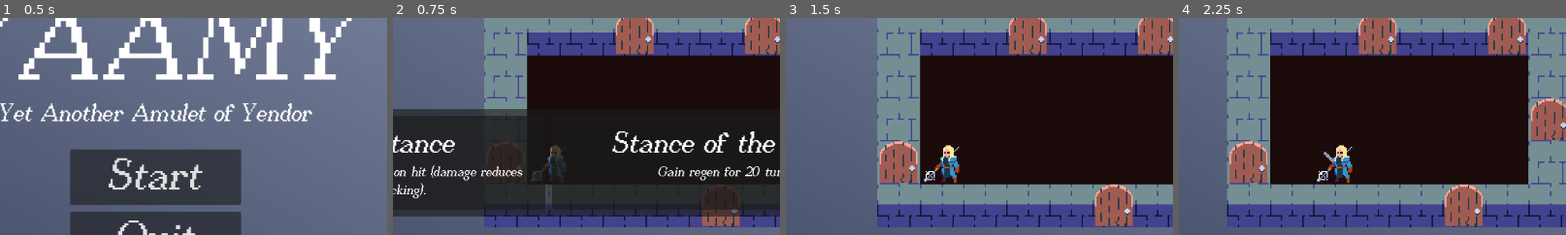
Above: before the commit, frames 1-4 (left to right).
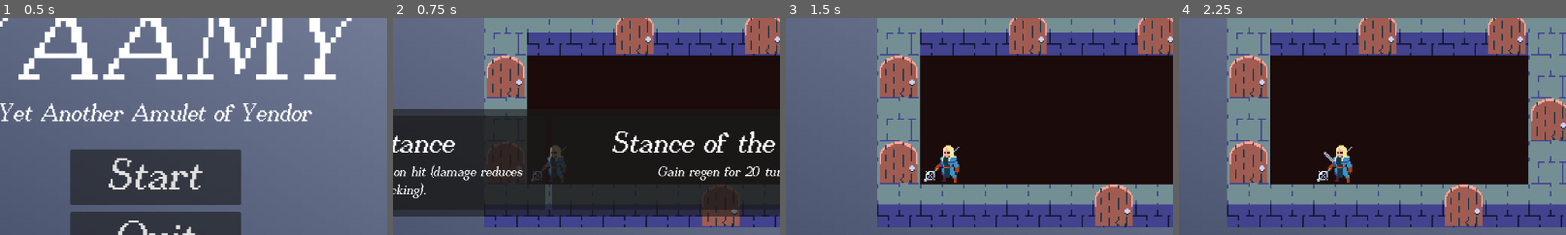
Above: after the commit, the same moments.

Repository: pryganss/TB-DCrawl
Game: Godot game, scene res://src/UI/main_menu.tscn
The game is run twice, just before and just after one commit, with the same random seed, the same clock (stepped at 60 frames per second) and the same inputs.
Inputs (mouse positions are % of the whole screen's width and height, from its top left):
- Up to frame 1 (0.5 s): no input
- Up to frame 2 (0.75 s): click "Start" at 0.5 s
- Up to frame 3 (1.5 s): click (27, 50) at 1.25 s
- Up to frame 4 (2.25 s): tap Enter at 2 s; hold D (move_right) from 2.03 s (still down); tap Q (drop) at 2.1 s
The pictures show only the part of the screen within x 30-80%, y 17-67%; the shares and areas given below are measured in that part.

Frame 1 is identical in both runs. In frame 2, 1.8% of the frame differs, in the area x 24-35%, y 16-37%; in frame 3, 1.8%; in frame 4, 1.8%.

Commit message:
change stance timer to be based on doors opened

Diff:
--- a/Assets/MapGen/floor_1.tres
+++ b/Assets/MapGen/floor_1.tres
@@ -1,16 +1,19 @@
-[gd_resource type="Resource" script_class="MapDefinition" load_steps=6 format=3 uid="uid://22fwbp6biutp"]
+[gd_resource type="Resource" script_class="MapDefinition" load_steps=7 format=3 uid="uid://22fwbp6biutp"]
 
-[ext_resource type="Script" uid="uid://r0iqt0vhc8v1" path="res://src/MapGen/room_definition.gd" id="1_lsfte"]
-[ext_resource type="Script" uid="uid://b7urauaipbtpo" path="res://src/Entities/entity_definition.gd" id="2_btaov"]
-[ext_resource type="Script" uid="uid://bhm3bql3b201q" path="res://src/MapGen/map_definition.gd" id="2_uxa6t"]
-[ext_resource type="Resource" uid="uid://bl56wabahx8md" path="res://Assets/Entities/Enemies/slime_definition.tres" id="3_btaov"]
+[ext_resource type="Resource" uid="uid://bblyhxwxq6wn8" path="res://Assets/MapGen/Rooms/exit_room.tres" id="1_ag1l8"]
+[ext_resource type="Script" uid="uid://r0iqt0vhc8v1" path="res://src/MapGen/room_definition.gd" id="2_ahtfd"]
+[ext_resource type="Script" uid="uid://b7urauaipbtpo" path="res://src/Entities/entity_definition.gd" id="3_fpoim"]
+[ext_resource type="Resource" uid="uid://bl56wabahx8md" path="res://Assets/Entities/Enemies/slime_definition.tres" id="4_puw6v"]
+[ext_resource type="Script" uid="uid://bhm3bql3b201q" path="res://src/MapGen/map_definition.gd" id="5_dx3m0"]
 
 [sub_resource type="Resource" id="Resource_btaov"]
-script = ExtResource("1_lsfte")
-features = Array[ExtResource("2_btaov")]([ExtResource("3_btaov")])
+script = ExtResource("2_ahtfd")
+features = Array[ExtResource("3_fpoim")]([ExtResource("4_puw6v")])
 metadata/_custom_type_script = "uid://r0iqt0vhc8v1"
 
 [resource]
-script = ExtResource("2_uxa6t")
-room_types = Array[ExtResource("1_lsfte")]([SubResource("Resource_btaov")])
+script = ExtResource("5_dx3m0")
+room_types = Array[ExtResource("2_ahtfd")]([SubResource("Resource_btaov")])
+exit_room = ExtResource("1_ag1l8")
+number_of_rooms = 10
 metadata/_custom_type_script = "uid://bhm3bql3b201q"
--- a/src/game_manager.gd
+++ b/src/game_manager.gd
@@ -7,7 +7,7 @@
 @onready var stance_files: PackedStringArray = ResourceLoader.list_directory("res://Assets/Stances/")
 @export var stances: Array[StanceDefinition] = []
 
-var stance_timer: = 5000
+var stance_timer: = 0
 
 func _ready():
 	Map.game_map = game_map
@@ -33,7 +33,7 @@
 
 	$"UI/New Stance UI".event_handler = event_handler
 
-	Map.new_game_tick.connect(_decrement_stance)
+	Map.new_room.connect(_decrement_stance)
 	_new_stance()
 
 func reset(_entity: Entity):
@@ -65,9 +65,10 @@
 
 	$"UI/New Stance UI".new_stance(stance_1, stance_2)
 
+	stance_timer = randi_range(4, 8)
+
 func _decrement_stance(_args, _signal_name):
 	stance_timer -= 1
 	if stance_timer <= 0:
 		await Map.player.components.get(cpnt.FIGHTER).turn_started
 		_new_stance()
-		stance_timer = 5000
--- a/src/map.gd
+++ b/src/map.gd
@@ -13,7 +13,12 @@
 
 var current_floor = 0
 
-var remaining_rooms: int = 5
+signal new_room(args: Dictionary, signal_name: String)
+
+var remaining_rooms: int = 5:
+	set(value):
+		new_room.emit({}, "new_room")
+		remaining_rooms = value
 
 var last_room: MapLeaf
 
